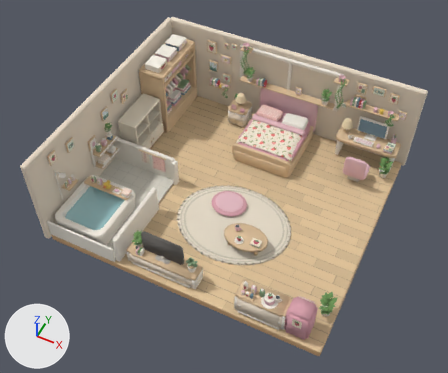
The glTF model web/public/models/room-web.glb as it was, and as the next commit left it.
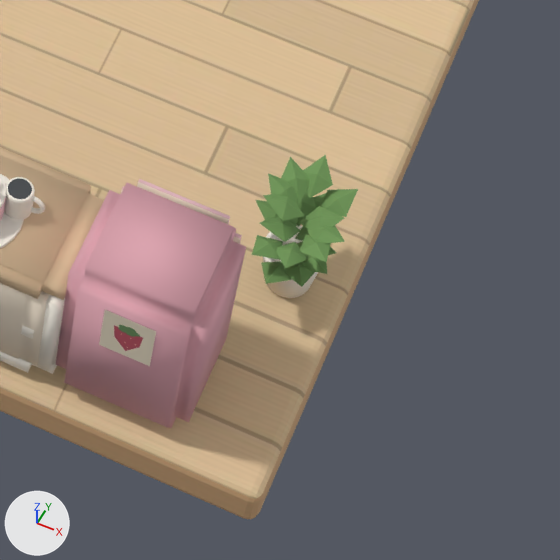
The first picture shows the older version from a 50 mm lens placed at (5.68, -12.19, 15.53), pointed at (-0.14, -0.56, 0.99). The close-ups show the older and then the newer version on the part from 61% to 83% of the width and 71% to 97% of the height of that picture. Only the edits that show in the close-ups are written down. Every picture has the same lights, and +X, +Y and +Z are marked at lower left. Where no turn or scale is listed for an object, it has been applied to the vertices. Vertices at exactly the same position are counted once.

The scene before the commit, as lines of its bpy script (objects in view):
```python
me_bathplantleaves = bpy.data.meshes.new('BathPlantLeaves')
me_bathplantleaves.from_pydata(...)  # 1540 vertices, 1232 faces; spans x -4.42..4.42, y -3.85..3.85, z -1.43..1.43
me_bathplantleaves.materials.append(mat_den_leafgreen)  # green #6f9757
me_ph1_desk_side_l_refined = bpy.data.meshes.new('PH1_Desk_Side_L_Refined')
me_ph1_desk_side_l_refined.from_pydata(...)  # 2286 vertices, 4496 faces; spans x -4.36..4.36, y -3.89..3.89, z -0.93..0.93
me_ph1_desk_side_l_refined.materials.append(mat_mt_ivorypaint)
me_ph3_snackshelf_back_mesh = bpy.data.meshes.new('PH3_SnackShelf_Back_Mesh')
me_ph3_snackshelf_back_mesh.from_pydata(...)  # 168 vertices, 324 faces; spans x -2.53..2.53, y -3.5..3.5, z -0.36..0.36
me_ph3_snackshelf_back_mesh.materials.append(mat_mt_creammatte)
ob_den_bathplantfoliage = bpy.data.objects.new('DEN_BathPlantFoliage', me_bathplantleaves)
ob_den_bathplantfoliage.location = (0.008, 0.144, 1.748)
ob_ph1_desk_side_l = bpy.data.objects.new('PH1_Desk_Side_L', me_ph1_desk_side_l_refined)
ob_ph1_desk_side_l.location = (-0.012, -0.013, 0.947)
ob_ph3_snackshelf_back = bpy.data.objects.new('PH3_SnackShelf_Back', me_ph3_snackshelf_back_mesh)
ob_ph3_snackshelf_back.location = (0.755, -0.409, 0.46)
# also in view: 'PH1_Bed_Frame' at (-0.07, 0.02, 1.27); 'PH3_DessertCabinet_Body' at (3.7, -3.58, 0.56); 'SG_StorageGraphicDecal' at (3.7, -3.59, 0.58); 'PH1_Bath_Rear_Partition' at (-0.18, 0.0, 1.47); 'PH1_Floor' at (0.0, 0.0, -0.14)
```
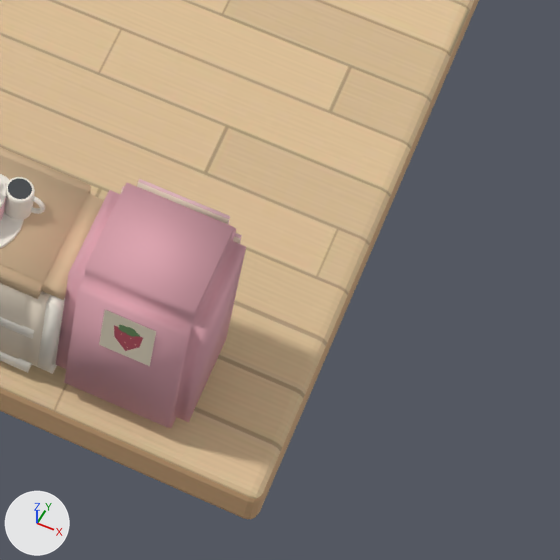
Where the newer file only moved an object's origin or applied its transform, the numbers keep the older frame.

Pixel boxes (x1, y1, x2, y2) of what changed, in the close-ups (560 x 560 px):
```json
{"object": "DEN_BathPlantFoliage", "change": "reshaped", "before": [252, 155, 358, 287], "on screen": "not visible afterwards"}
{"object": "PH1_Desk_Side_L", "change": "reshaped", "before": [0, 225, 318, 374], "after": [0, 295, 65, 374]}
{"part": 1, "of": "me_ph1_desk_side_l_refined", "change": "deleted", "before": [263, 225, 318, 298], "on screen": "brown"}
```

The change, as JSON lines over the scene's bpy script:
```json
{"block": "me_ph1_desk_side_l_refined", "where": "# used by ob_ph1_desk_side_l; location = (-0.012, -0.013, 0.947)"}
{"op": "remove", "block": "me_ph1_desk_side_l_refined", "code": "me_ph1_desk_side_l_refined.from_pydata(...)  # 2286 vertices, 4496 faces; spans x -4.36..4.36, y -3.89..3.89, z -0.93..0.93"}
{"op": "add", "block": "me_ph1_desk_side_l_refined", "code": "me_ph1_desk_side_l_refined.from_pydata(...)  # 2124 vertices, 4176 faces; spans x -4.36..4.25, y -3.89..3.89, z -0.93..0.93"}
{"block": "me_ph1_desk_side_l_refined", "change": "me_ph1_desk_side_l_refined part 1: the loose piece of 162 vertices spanning x 4.05..4.36, y -2.94..-2.63, z -0.93..-0.67 is deleted"}
{"block": "me_ph1_desk_side_l_refined", "change": "other edits to the shape of me_ph1_desk_side_l_refined do not show in these pictures"}
{"block": "me_bathplantleaves", "where": "# used by ob_den_bathplantfoliage; location = (0.008, 0.144, 1.748)"}
{"op": "remove", "block": "me_bathplantleaves", "code": "me_bathplantleaves.from_pydata(...)  # 1540 vertices, 1232 faces; spans x -4.42..4.42, y -3.85..3.85, z -1.43..1.43"}
{"op": "add", "block": "me_bathplantleaves", "code": "me_bathplantleaves.from_pydata(...)  # 1440 vertices, 1152 faces; spans x -4.42..4.3, y -3.85..3.85, z -1.43..1.43"}
{"block": "me_bathplantleaves", "change": "me_bathplantleaves part 2: 20 loose pieces with 100 vertices, spanning x 3.94..4.42, y -3.26..-2.62, z -1.43..-1.05, are deleted"}
```
